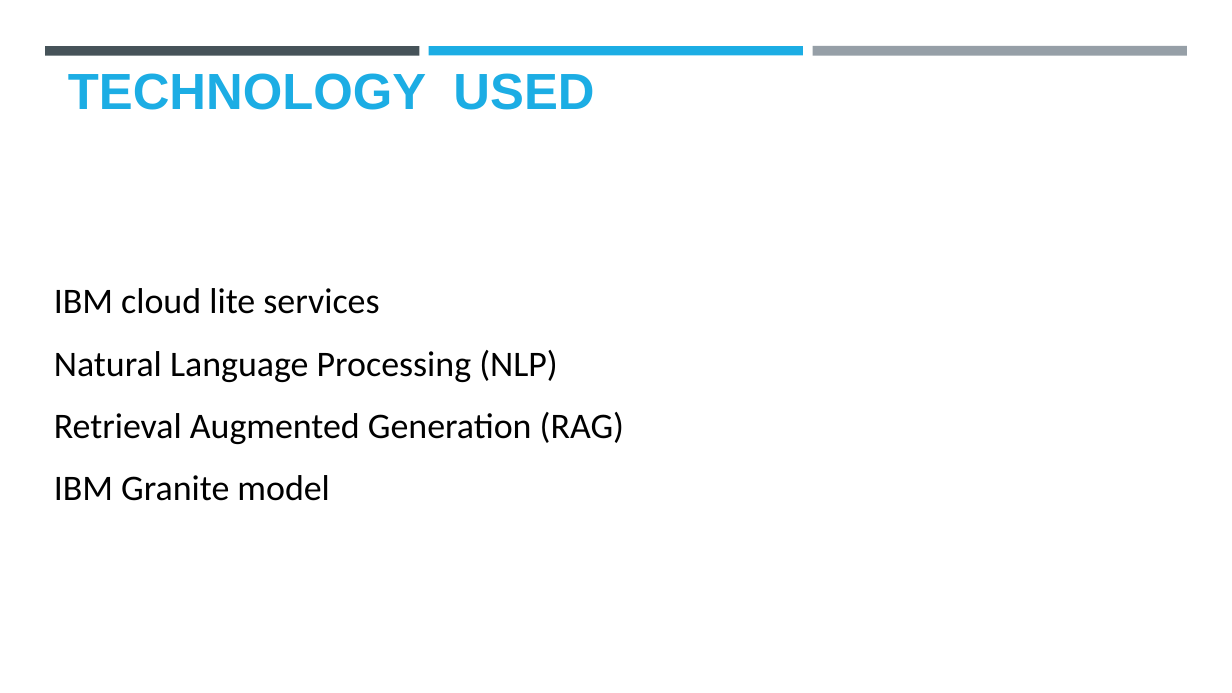
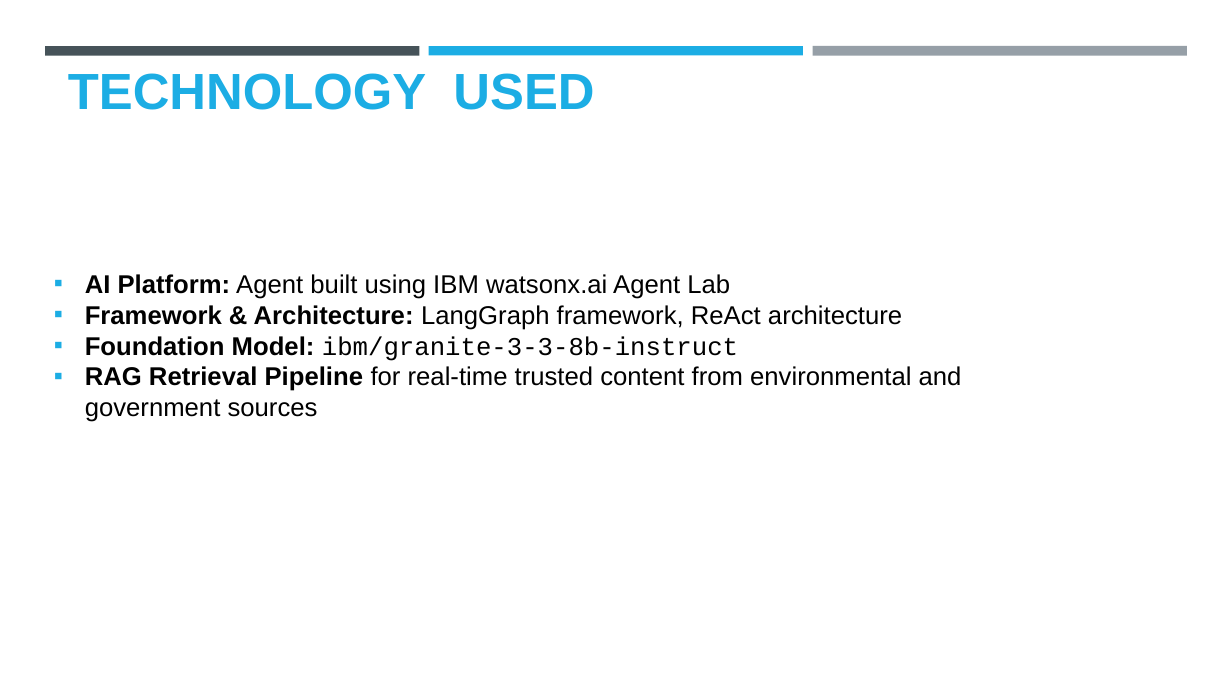
Before and after one commit to Shreyayadav111/ECO_AGENT, a slide deck: slide 4 of ECO_LIFESTYLE(SHREYA YADAV).pptx. Drawn at 1232x693 pixels with LibreOffice and Linux fonts; fonts in the diff are those of the drawing; background and template pictures are left out. Boxes give left, top, right and bottom in pixels: in the first picture for what was removed or moved away, otherwise in the second. Text is boxed around its words. In the diff, an @@ line names an element or a change of style, - is before the commit and + after.

```diff
--- a/ECO_LIFESTYLE(SHREYA YADAV).pptx
+++ b/ECO_LIFESTYLE(SHREYA YADAV).pptx
@@ text removed at (54, 288, 624, 501) @@
-IBM cloud lite services
-Natural Language Processing (NLP)
-Retrieval Augmented Generation (RAG)
-IBM Granite model
@@ text added at (85, 274, 962, 422), 20 pt, text #000000 @@
+▪ AI Platform: Agent built using IBM watsonx.ai Agent Lab
+▪ Framework & Architecture: LangGraph framework, ReAct architecture
+▪ Foundation Model: ibm/granite-3-3-8b-instruct
+▪ RAG Retrieval Pipeline for real-time trusted content from environmental and government sources
```
Also in this commit, not shown: 8 other slides changed, 5 slides added, 5 slides removed, 1 other file.
